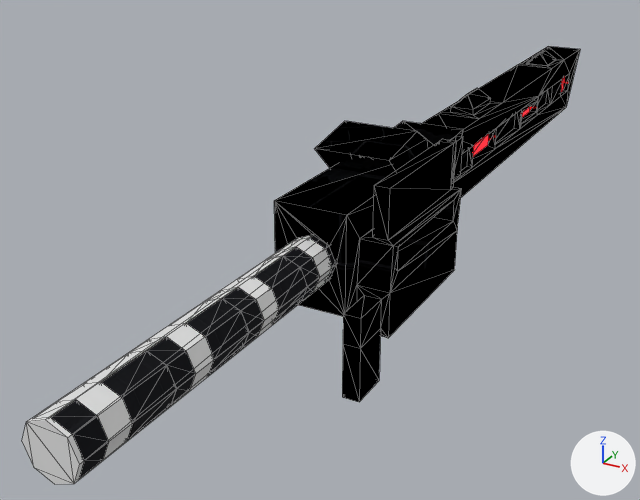
Before and after pictures for a commit that changed the glTF model 制作delta/Asset/Models/Weapon/RaserCannon/RaserCannon.gltf.
Camera for both pictures: a 50 mm lens placed at (2.32, -4.34, 2.78), pointed at (-0.62, 1.02, 0.1). Arrows for +X, +Y and +Z are at lower right; the lights stay in place. The first picture is the older version. Mesh edges are drawn as thin lines. Where no turn or scale is listed for an object, it has been applied to the vertices.

In view in the first picture: 'Cube', 'ke', '円柱'.
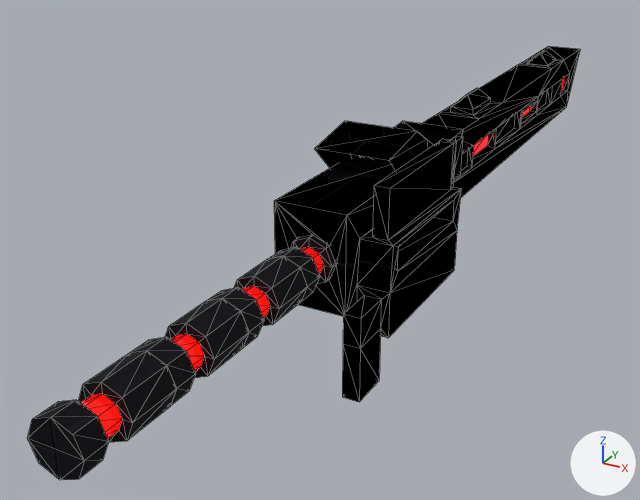
Boxes [x1, y1, x2, y2] around the edits, measured in the pictures (640 x 500 px):
'ke', deleted
    before: [22, 235, 332, 484]

The change in detail:
Object 'ke' (ob_ke) is deleted.
